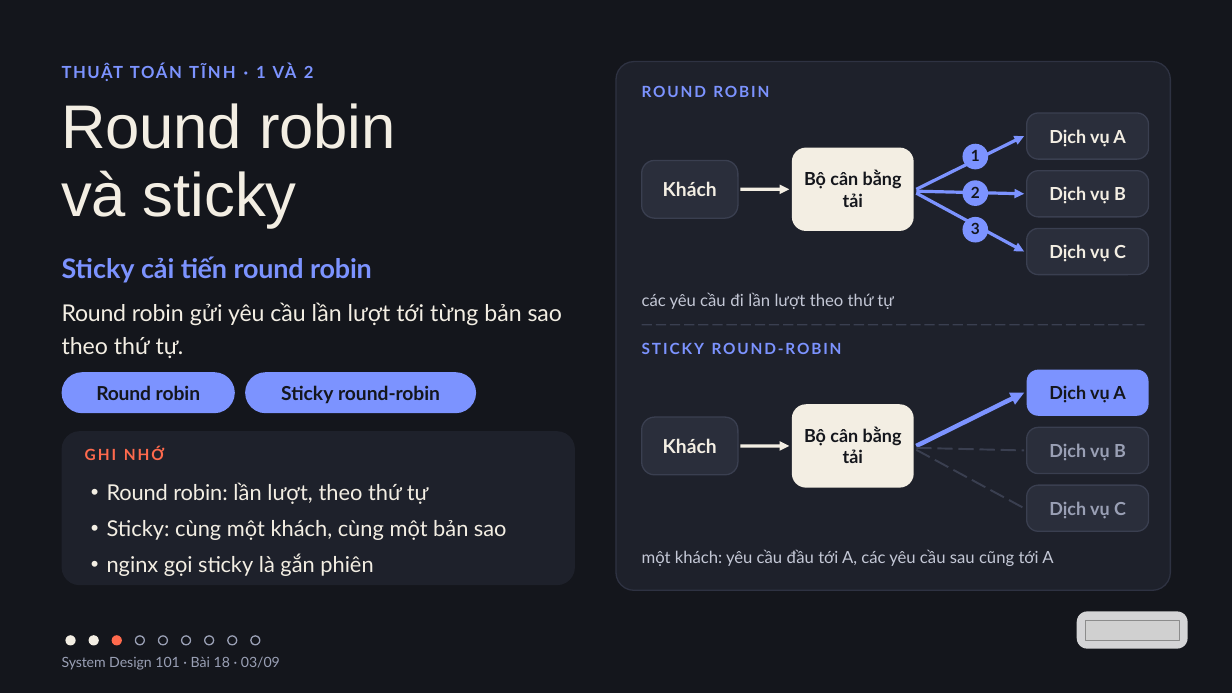
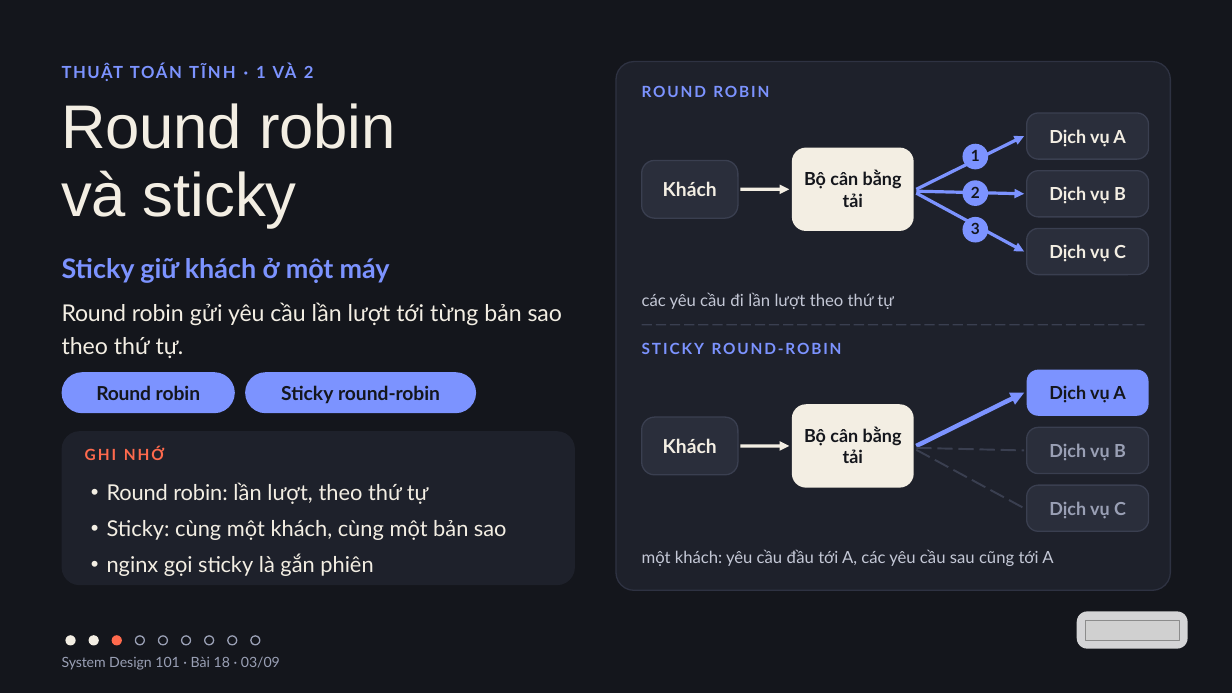
Before and after one commit to vohoailinh90/tool-marketing-studio, a slide deck: slide 3 of system-design-101/vi/lessons/sd-10-018/slides/sd-10-018.pptx. Drawn at 1232x693 pixels with LibreOffice and Linux fonts; fonts in the diff are those of the drawing; grey boxes stand for pictures. Boxes give left, top, right and bottom in pixels: in the first picture for what was removed or moved away, otherwise in the second. Text is boxed around its words. In the diff, an @@ line names an element or a change of style, - is before the commit and + after.

```diff
--- a/system-design-101/vi/lessons/sd-10-018/slides/sd-10-018.pptx
+++ b/system-design-101/vi/lessons/sd-10-018/slides/sd-10-018.pptx
@@ text at bbox=[62, 258, 390, 283]: text changed @@
-Sticky cải tiến round robin
+Sticky giữ khách ở một máy
```
Also in this commit, not shown: 4 other files.
